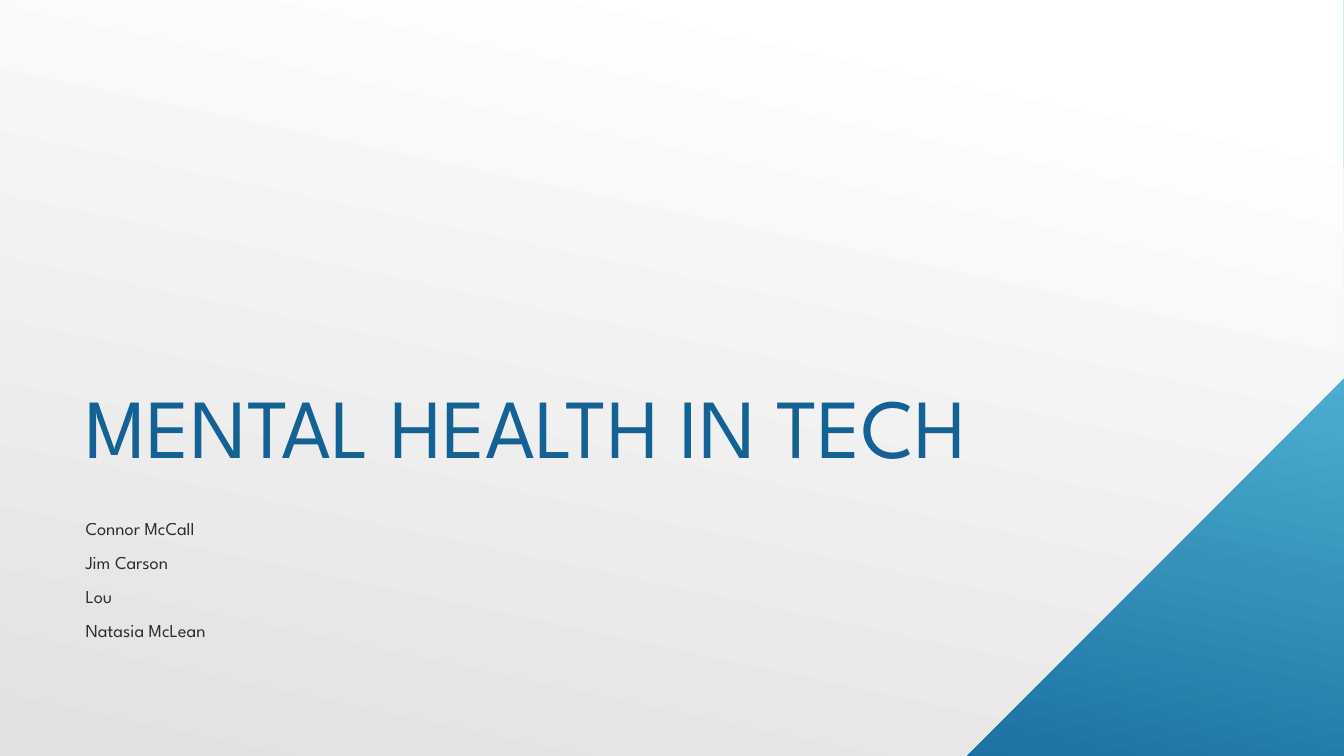
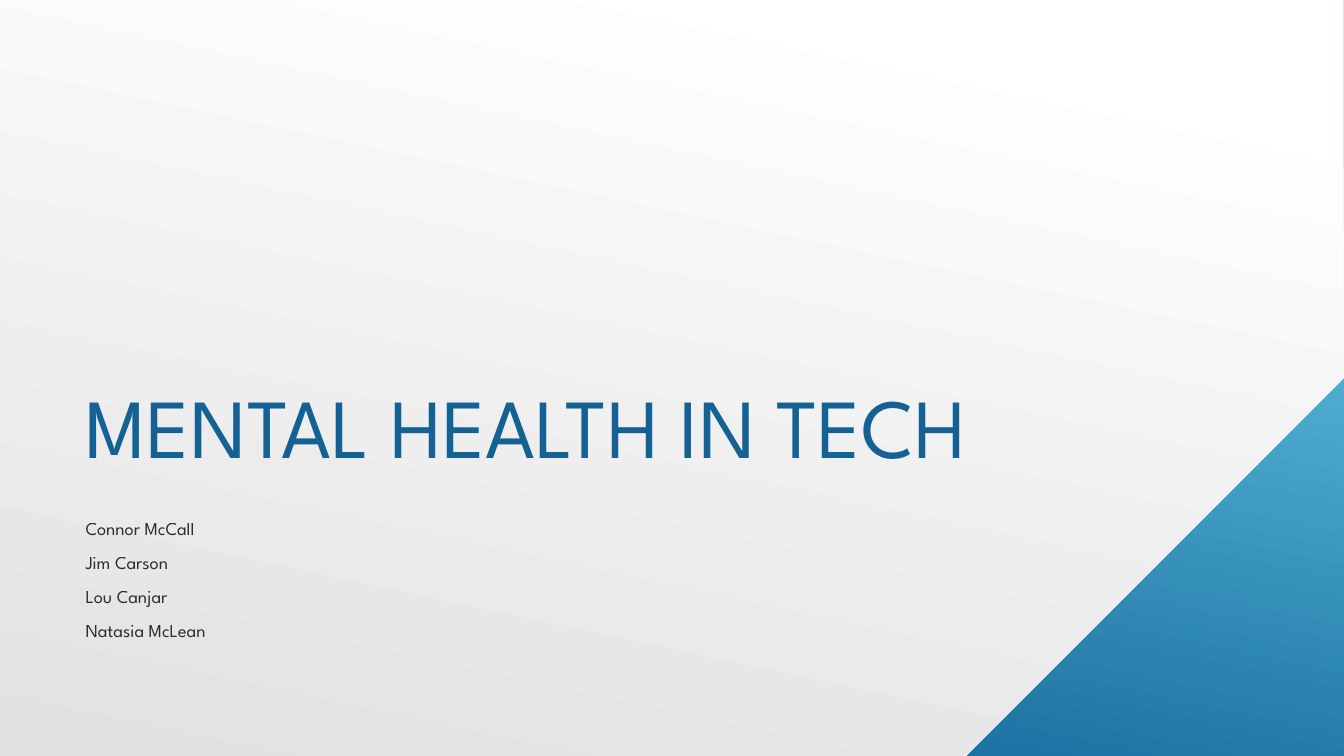
Before and after one commit to JimCarson1/Project_1, a slide deck: slide 1 of project1_presentation.pptx. Drawn at 1344x756 pixels with LibreOffice and Linux fonts; fonts in the diff are those of the drawing. Boxes give left, top, right and bottom in pixels: in the first picture for what was removed or moved away, otherwise in the second. Text is boxed around its words. In the diff, an @@ line names an element or a change of style, - is before the commit and + after.

```diff
--- a/project1_presentation.pptx
+++ b/project1_presentation.pptx
@@ subtitle at <box>86,591,168,607</box>: text changed @@
-Lou
+Lou Canjar
```
Also in this commit, not shown: 2 other slides changed, 1 other file.
